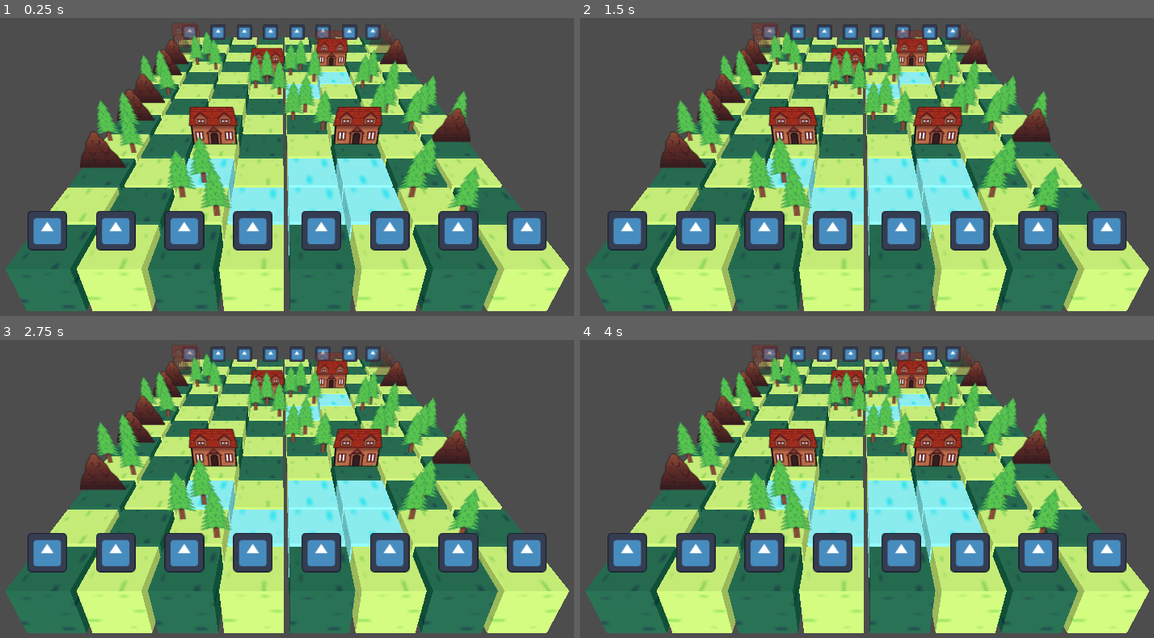
Above: before the commit, frames 1-4 (two rows, left to right).
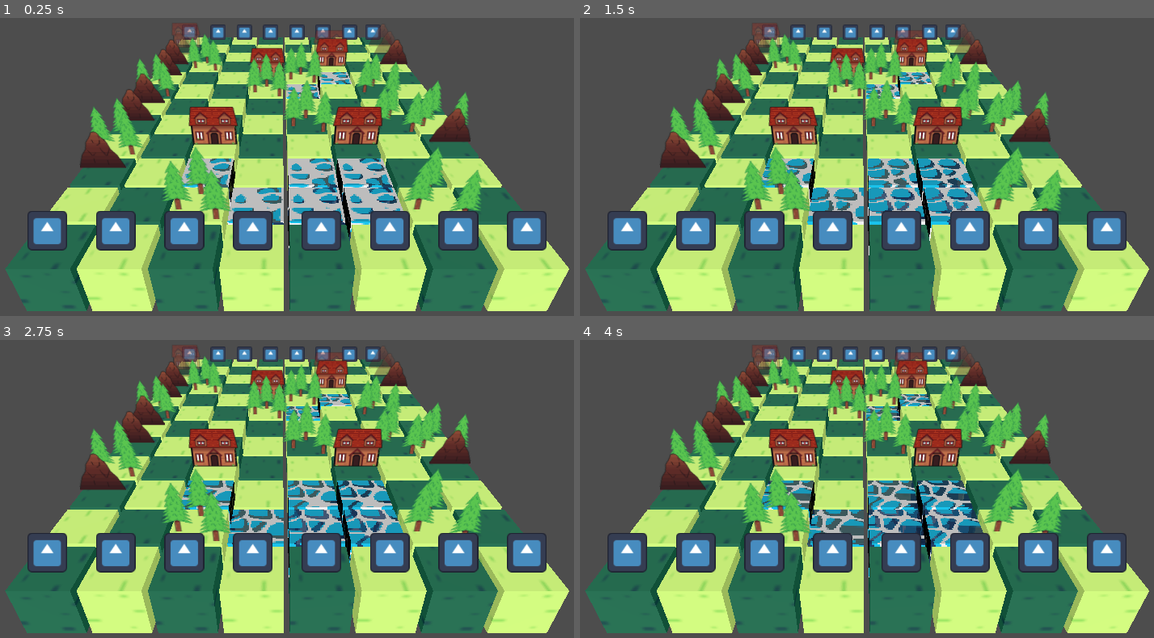
Above: after the commit, the same moments.

Repository: samsvp/godot-collection
Game: Godot game, scene res://time-jumpers/scenes/main.tscn
Same seed, same stepped clock (60 frames per second), same inputs: the game is played once before the commit and once after it. The project has no main scene, so this scene is started directly. The engine's default icon, where the game draws it, is replaced by a stand-in: a white triangle on a blue panel in a dark square.
Inputs:
- Up to frame 1 (0.25 s): no input
- Up to frame 2 (1.5 s): no input
- Up to frame 3 (2.75 s): no input
- Up to frame 4 (4 s): no input

The runs differ from the first frame. In frame 1, 11% of the frame differs, in the area x 15-85%, y 4-80%; in frame 2, 11%; in frame 3, 11%; in frame 4, 11%.

Commit message:
Added fire and water shaders

Diff:
--- /dev/null
+++ b/time-jumpers/scenes/fire.tscn
@@ -0,0 +1,14 @@
+[gd_scene load_steps=4 format=3 uid="uid://dupsy2igtx2y6"]
+
+[ext_resource type="Shader" path="res://time-jumpers/shaders/fire.gdshader" id="1_dt20g"]
+
+[sub_resource type="ShaderMaterial" id="ShaderMaterial_pbuuc"]
+render_priority = 0
+shader = ExtResource("1_dt20g")
+
+[sub_resource type="PlaneMesh" id="PlaneMesh_e5lrp"]
+material = SubResource("ShaderMaterial_pbuuc")
+
+[node name="Fire" type="MeshInstance3D"]
+transform = Transform3D(-8.74228e-08, 2, 0, 8.74228e-08, 3.82137e-15, 2, 2, 8.74228e-08, -8.74228e-08, 0, 0, 0)
+mesh = SubResource("PlaneMesh_e5lrp")
--- a/time-jumpers/scenes/main.tscn
+++ b/time-jumpers/scenes/main.tscn
@@ -6,6 +6,7 @@
 [ext_resource type="PackedScene" uid="uid://nj0ev4yjgql1" path="res://time-jumpers/scenes/trees.tscn" id="3_bjl33"]
 [ext_resource type="PackedScene" uid="uid://dpvu0la5cjnxc" path="res://time-jumpers/scenes/house.tscn" id="4_3wax8"]
 [ext_resource type="PackedScene" uid="uid://d4kk7gaoq3u11" path="res://time-jumpers/scenes/mountain.tscn" id="5_d3l6n"]
+[ext_resource type="PackedScene" uid="uid://ckh2ewucnheua" path="res://time-jumpers/scenes/water_block.tscn" id="6_6xhxj"]
 
 [node name="Node3D" type="Node3D"]
 
@@ -74,4 +75,5 @@
 trees = ExtResource("3_bjl33")
 house = ExtResource("4_3wax8")
 mountain = ExtResource("5_d3l6n")
+water = ExtResource("6_6xhxj")
 grass_floor = ExtResource("2_o3xhn")
--- a/time-jumpers/scenes/trees.tscn
+++ b/time-jumpers/scenes/trees.tscn
@@ -11,15 +11,15 @@
 script = ExtResource("1_sf5r3")
 
 [node name="Tree" type="Sprite3D" parent="."]
-transform = Transform3D(1, 0, 0, 0, 1, 0, 0, 0, 1, -1.74437e-08, 0, 1.34811)
+transform = Transform3D(1, 0, 0, 0, 1, 0, 0, 0, 1, -8.67614e-09, 0, 0.612879)
 texture = ExtResource("1_67fqk")
 
 [node name="Tree2" type="Sprite3D" parent="."]
-transform = Transform3D(1, 0, 0, 0, 1, 0, 0, 0, 1, -0.796733, 0, -0.707216)
+transform = Transform3D(1, 0, 0, 0, 1, 0, 0, 0, 1, -0.796733, 0, -0.883894)
 texture = ExtResource("1_67fqk")
 
 [node name="Tree3" type="Sprite3D" parent="."]
-transform = Transform3D(1, 0, 0, 0, 1, 0, 0, 0, 1, 0.676316, 0, 0.408853)
+transform = Transform3D(1, 0, 0, 0, 1, 0, 0, 0, 1, 0.676316, 0, -0.326378)
 texture = ExtResource("1_67fqk")
 
 [node name="RigidBody3D" type="RigidBody3D" parent="."]
--- /dev/null
+++ b/time-jumpers/scenes/water_block.tscn
@@ -0,0 +1,14 @@
+[gd_scene load_steps=4 format=3 uid="uid://ckh2ewucnheua"]
+
+[ext_resource type="Shader" path="res://time-jumpers/shaders/water.gdshader" id="1_fvctt"]
+
+[sub_resource type="ShaderMaterial" id="ShaderMaterial_b4o27"]
+render_priority = 0
+shader = ExtResource("1_fvctt")
+
+[sub_resource type="BoxMesh" id="BoxMesh_uptib"]
+material = SubResource("ShaderMaterial_b4o27")
+size = Vector3(2, 2, 2)
+
+[node name="WaterBlock" type="MeshInstance3D"]
+mesh = SubResource("BoxMesh_uptib")
--- a/time-jumpers/scripts/terrain.gd
+++ b/time-jumpers/scripts/terrain.gd
@@ -5,14 +5,18 @@
 
 @export var rows := 8
 @export var columns := 12
+
+# sprites
 @export var trees: PackedScene
 @export var house: PackedScene
 @export var mountain: PackedScene
+
+# cubes
+@export var water: PackedScene
 @export var grass_floor: PackedScene
 
 var floor_1 := load("res://time-jumpers/sprites/grass_floor_1.png")
 var floor_2 := load("res://time-jumpers/sprites/grass_floor_2.png")
-var water := load("res://time-jumpers/sprites/water.png")
 
 var terrain: Array
 
@@ -35,7 +39,11 @@
 
 ## creates a tile at the given (x, z) position
 func create_tile(x: int, z: int) -> void:
-	var gf_instance := grass_floor.instantiate()
+	var gf_instance
+	if z == 0 or z == columns - 1 or terrain[z - 1][x] != TileTypes.Water:
+		gf_instance = grass_floor.instantiate()
+	else:
+		gf_instance = water.instantiate()
 	gf_instance.mesh.resource_local_to_scene = true
 	var position := -Vector3(OFFSET_X * x, 1.0, OFFSET_Z * z)
 	gf_instance.position = position
@@ -45,7 +53,7 @@
 	]
 
 	if z != 0 and z != columns - 1 and terrain[z - 1][x] == TileTypes.Water:
-		gf_instance.get_active_material(0).albedo_texture = water
+		pass
 	elif (x + z % 2) % 2 == 0:
 		gf_instance.get_active_material(0).albedo_texture = floor_1
 	else:
--- /dev/null
+++ b/time-jumpers/shaders/fire.gdshader
@@ -0,0 +1,74 @@
+shader_type spatial;
+//https://www.shadertoy.com/view/Xd3GD4
+
+vec2 hash( vec2 p )
+{
+	p = vec2( dot(p,vec2(127.1,311.7)),
+			 dot(p,vec2(269.5,183.3)) );
+	return -1.0 + 2.0*fract(sin(p)*43758.5453123);
+}
+
+float noise( in vec2 p )
+{
+	const float K1 = 0.366025404; // (sqrt(3)-1)/2;
+	const float K2 = 0.211324865; // (3-sqrt(3))/6;
+
+	vec2 i = floor( p + (p.x+p.y)*K1 );
+
+	vec2 a = p - i + (i.x+i.y)*K2;
+	vec2 o = (a.x>a.y) ? vec2(1.0,0.0) : vec2(0.0,1.0);
+	vec2 b = a - o + K2;
+	vec2 c = a - 1.0 + 2.0*K2;
+
+	vec3 h = max( 0.5-vec3(dot(a,a), dot(b,b), dot(c,c) ), 0.0 );
+
+	vec3 n = h*h*h*h*vec3( dot(a,hash(i+0.0)), dot(b,hash(i+o)), dot(c,hash(i+1.0)));
+
+	return dot( n, vec3(70.0) );
+}
+
+float fbm(vec2 uv)
+{
+	float f;
+	mat2 m = mat2( vec2(1.6,  1.2), vec2(-1.2,  1.6) );
+	f  = 0.5000*noise( uv ); uv = m*uv;
+	f += 0.2500*noise( uv ); uv = m*uv;
+	f += 0.1250*noise( uv ); uv = m*uv;
+	f += 0.0625*noise( uv ); uv = m*uv;
+	f = 0.5 + 0.5*f;
+	return f;
+}
+
+// no defines, standard redish flames
+//#define BLUE_FLAME
+//#define GREEN_FLAME
+void fragment()
+{
+	vec2 uv = UV.xy;
+	vec2 q = uv - vec2(0.5, 0.1);
+	q.x *= 1.5;
+	q.y *= 1.5;
+    float s = 35.0;
+    q = round(q * s) / s;
+	float strength = 2.0;
+	float T3 = max(2.,1.25*strength)*TIME;
+	float n = fbm(strength*q - vec2(0,T3));
+	float c = 1. - 16. * pow( max( 0., length(q*vec2(1.8+q.y*1.5,.75) ) - n * max( 0., q.y+.25 ) ),1.2 );
+	float c1 = n * c * (1.5-pow(2.50*uv.y,4.));
+	c1=clamp(c1,0.,1.);
+
+
+	vec3 col = vec3(10.5*c1, 10.5*pow(c1, 3.0), pow(c1, 5.0));
+	col= mix(col, pow(vec3(1.-clamp(c1, -1., 0.)) * pow(fbm(strength*q*1.25 - vec2(0,T3)),2.),vec3(2.)), .75-(col.x+col.y+col.z)/3.); // Just added this line!!! :)
+
+#ifdef BLUE_FLAME
+	col = col.zyx;
+#endif
+#ifdef GREEN_FLAME
+	col = 0.85*col.yxz;
+#endif
+
+	float a = c * (1.-pow(uv.y,3.));
+	ALBEDO = vec3( mix(vec3(0.),col,a));
+	ALPHA = a;
+}
--- /dev/null
+++ b/time-jumpers/shaders/water.gdshader
@@ -0,0 +1,85 @@
+shader_type spatial;
+
+// from https://www.shadertoy.com/view/M3lXRM
+varying vec3 vert;
+varying vec3 normal;
+
+void vertex()
+{
+	vert = VERTEX;
+	normal = abs(NORMAL);
+}
+
+
+vec3 hash3( vec3  p )
+{
+	p = vec3( dot(p,vec3(127.1,311.7, 152.4)),
+			  dot(p,vec3(269.5,183.3, 389.5)),
+			  dot(p,vec3(369.5,283.3, 184.6)) );
+	return fract(sin(p)*43758.5453);
+}
+
+// The parameter w controls the smoothness
+float voronoi( in vec3 x, float w, float offset)
+{
+	vec3 n = floor( x );
+	vec3 f = fract( x );
+
+	float m = 8.0;
+	for( int k=-2; k<=2; k++ )
+	for( int j=-2; j<=2; j++ )
+	for( int i=-2; i<=2; i++ )
+	{
+		vec3 g = vec3( float(i),float(j), float(k) );
+		vec3 o = hash3( n + g );
+
+		// animate
+		o = offset + 0.3*sin(0.2 * TIME + 6.2831*o + x);
+
+		// distance to cell
+		float d = length(g - f + o);
+
+		// do the smooth min for colors and distances
+		float h = clamp( 0.5+0.5*(m-d)/w, 0.0, 1.0 );
+		m = mix( m, d, h ) - h*(1.0-h)*w;
+	}
+
+	return m;
+}
+
+
+void fragment()
+{
+	float s = 15.0;
+	vec3 uv = 0.5 * round(vert * s) / s;
+	vec4 color = vec4(0.0);
+
+	uv = uv * 2.0;
+	// Moves the canvas diagonally
+	uv.x += TIME * .15;
+	uv.y += TIME * .125;
+	uv.z += TIME * .125;
+
+	//My color pallete
+	vec4 a = vec4(0.0,205.0/255.0,249.0/255.0,1.0);
+	vec4 b = vec4(1.000,1.000,1.000,1.0);
+	vec4 c = vec4(0.0,57.0/255.0,109.0/255.0,0.8);
+
+	//My first Top Voronoi Noise
+	float vNoise = voronoi(uv, 0.001, 0.5);
+	float sNoise = voronoi(uv, 0.4, 0.5);
+	float fVoronoi =  smoothstep(0.0, 0.01, vNoise-sNoise-0.055);
+
+	// My Second Offset Voronoi Noise
+	float vNoise2 = voronoi(uv, 0.001, 0.3);
+	float sNoise2 = voronoi(uv, 0.4, 0.3);
+	float offsetVoronoi = smoothstep(0.0, 0.01, vNoise2-sNoise2-0.055);
+
+	vec4 bgColor = mix(a,c,offsetVoronoi); // assigns to the offsetVoronoi noise the 2 colors
+
+	// Final Voronoi Noise
+	vec4 finalVoronoi = vec4(mix(bgColor, b, fVoronoi));
+
+	ALBEDO = finalVoronoi.rgb;
+	ALPHA = finalVoronoi.a;
+}
Not shown: 1 places in time-jumpers/scenes/main.tscn that only renumber resources
Not shown, changed: time-jumpers/README.md
